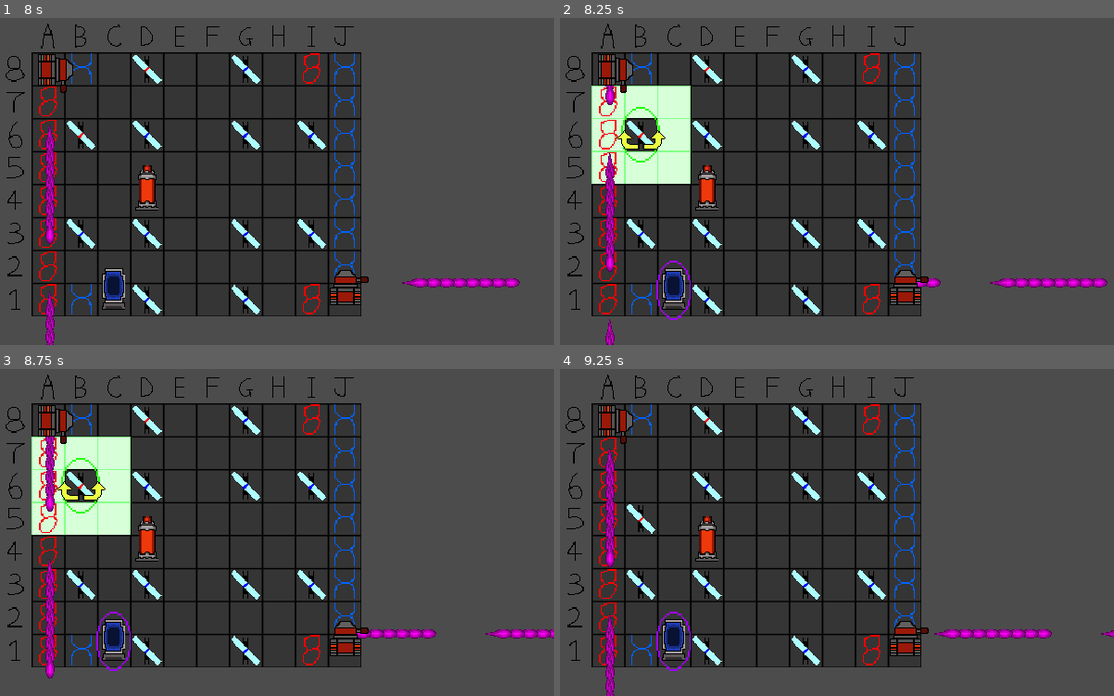
Above: before the commit, frames 1-4 (two rows, left to right).
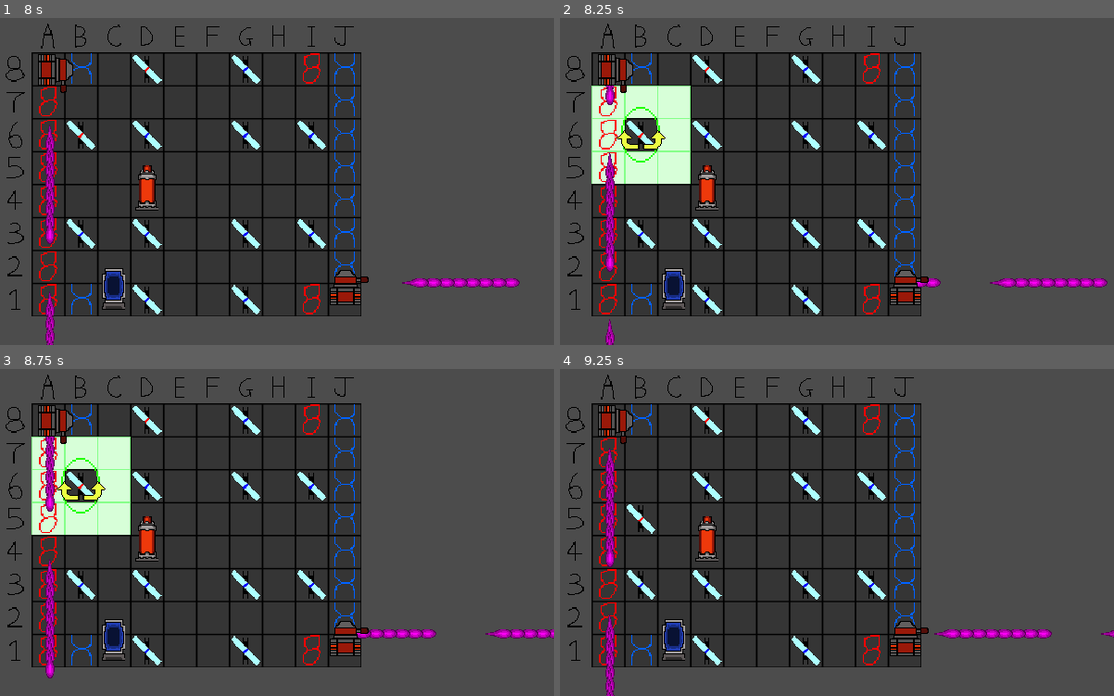
Above: after the commit, the same moments.

Repository: WhatDoor/LaserChess
Game: Godot game, scene res://Game.tscn
The game is run twice, just before and just after one commit, with the same random seed, the same clock (stepped at 60 frames per second) and the same inputs.
Inputs (mouse positions are in pixels of both pictures, inside the frame that each line leads up to):
- Up to frame 1 (8 s): tap Enter at 0.5 s; move the mouse to (49, 70) at 0.52 s; hold Space (End_Turn) 0.53-1.28 s; click (49, 70) at 0.67 s; move the mouse to (49, 103) at 1.27 s; tap Space (End_Turn) every 1.5 s from 1.35 to 7.35 s; click (49, 103) at 1.42 s; move the mouse to (49, 135) at 2.02 s; hold Space (End_Turn) 2.03-2.78 s; click (49, 135) at 2.17 s; move the mouse to (49, 168) at 2.77 s; click (49, 168) at 2.92 s; move the mouse to (49, 201) at 3.52 s; hold Space (End_Turn) 3.53-4.28 s; click (49, 201) at 3.67 s; move the mouse to (49, 233) at 4.27 s; click (49, 233) at 4.42 s; move the mouse to (49, 266) at 5.02 s; hold Space (End_Turn) 5.03-5.78 s; click (49, 266) at 5.17 s; move the mouse to (49, 299) at 5.77 s; click (49, 299) at 5.92 s; move the mouse to (83, 70) at 6.52 s; hold Space (End_Turn) 6.53-7.28 s; click (83, 70) at 6.67 s; move the mouse to (83, 103) at 7.27 s; click (83, 103) at 7.42 s
- Up to frame 2 (8.25 s): move the mouse to (643, 135) at 8.02 s; hold Space (End_Turn) from 8.03 s (still down); click (643, 135) at 8.17 s
- Up to frame 3 (8.75 s): keep holding Space (End_Turn)
- Up to frame 4 (9.25 s): move the mouse to (643, 519) at 8.77 s; release Space (End_Turn) at 8.78 s; tap Space (End_Turn) at 8.85 s; click (643, 519) at 8.92 s

Frame 1 is identical in both runs. In frame 2, 0.1% of the frame differs, in the area x 17-24%, y 74-93%; in frame 3, 0.1%; in frame 4, 0.1%.
Error before the commit: Unable to iterate on object of type 'bool'. (res://Game.gd:73)

Commit message:
refactored game logic

Diff:
--- a/BoardResources/Board.gd
+++ b/BoardResources/Board.gd
@@ -22,6 +22,14 @@
 	var square_indexes = name2dictIndex(square.name)
 	#print(squares_array[square_indexes.row][square_indexes.column].name)
 	emit_signal("board_clicked", square, square_indexes)
+
+#Gets squares from array indexes, but returns null if indexes are invalid
+func get_square_from_array(row, column):
+	#Test whether the array indexes are valid
+	if (row >= 8 || column >= 10 || row < 0 || column < 0):
+		return null
+
+	return squares_array[row][column]
 
 func get_square(square_name):
 	var square_indexes = name2dictIndex(square_name)
--- a/Game.gd
+++ b/Game.gd
@@ -5,7 +5,7 @@
 
 var currently_selected_piece = null
 var currently_selected_squares = null
-var currently_swappable_pieces = []
+var currently_swappable_pieces = null
 
 func _ready():
 	#Connect signal handlers for each piece and place each piece in the correct position on the board
@@ -20,9 +20,19 @@
 
 func _on_swappable_piece_clicked(click_piece):
 	print("Swapping ", currently_selected_piece.name, " with ", click_piece.name)
+	#Save the Switch's position and square
 	var currently_selected_piece_position = currently_selected_piece.position
+	var currently_selected_piece_square = currently_selected_piece.board_coords
+
+	#Swap the Switch and piece's position
 	currently_selected_piece.position = click_piece.position
 	click_piece.position = currently_selected_piece_position
+
+	#Swap the Switch and piece's square
+	currently_selected_piece.board_coords = click_piece.board_coords
+	click_piece.board_coords = currently_selected_piece_square
+
+	#Unselect/Highlight Switch and piece
 	_on_piece_deselected(currently_selected_piece)
 	click_piece.make_swappable(false)
 
@@ -48,116 +58,121 @@
 			p.set_selected(false)
 
 	#Deselect any other squares that are currently selected
-	if (currently_selected_squares != null):
+	if currently_selected_squares != null:
 		for squares in currently_selected_squares:
 			squares.set_selected(false)
+
+	#Make any currently swappable pieces unswappable - only relevant to Switch
+	if currently_swappable_pieces != null:
+		for p in currently_swappable_pieces:
+			p.make_swappable(false)
+
+	#Set the currently selected piece
+	currently_selected_piece = piece
+
+	#Set the currently available squares
+	currently_selected_squares = available_squares(piece.board_coords)
+
+	#Highlight the currently available squares
+	for squares in currently_selected_squares:
+		squares.set_selected(true)
+
+	#Set the currently swappable pieces - only relevant to Switch
+	currently_swappable_pieces = get_swappable_pieces(piece)
+
+	#Make the currently swappable pieces swappable - only relevant to Switch
+	for p in currently_swappable_pieces:
+		p.make_swappable(true)
+
+func get_swappable_pieces(piece):
+	var swappable_pieces = []
+
+	#Check if piece is a switch, skip this function if not
+	if piece.get_type() == "SWITCH":
+
+		#Get surrounding squares of piece
+		var surrounding_squares = get_surrounding_squares(piece.board_coords)
+
+		#Check if any pieces occupy those squares, and whether they are defender or deflector
+		for square in surrounding_squares:
+			for p in pieces:
+				if square != null and p.board_coords == square.name and (p.get_type() == "DEFENDER" or p.get_type() == "DEFLECTOR"):
+					#Check if the piece is standing on their coloured square and that the switch is not that colour, piece should not be swappable if true
+					if p.team_colour == square.colour and piece.team_colour != square.colour:
+						pass
+					else:
+						#Add those pieces to the list
+						swappable_pieces.append(p)
+
+	return swappable_pieces
+
+func _on_piece_deselected(piece):
+	print(piece.name, " deselected")
+
+	#Deselect the piece
+	piece.set_selected(false)
+
+	#Deselect the selected squares
+	for squares in currently_selected_squares:
+		squares.set_selected(false)
 
 	#Make any currently swappable pieces unswappable - only relevant to Switch
 	for p in currently_swappable_pieces:
 		p.make_swappable(false)
 
-	#Set the currently selected piece
-	currently_selected_piece = piece
-
-	#Set the currently available squares
-	currently_selected_squares = available_squares(piece.board_coords)
-
-	#Highlight the currently available squares
-	for squares in currently_selected_squares:
-		squares.set_selected(true)
-
-	#Set the currently swappable pieces - only relevant to Switch
-	currently_swappable_pieces = get_swappable_pieces(piece)
-
-	#Make the currently swappable pieces swappable - only relevant to Switch
-	for p in currently_swappable_pieces:
-		p.make_swappable(true)
-
-func get_swappable_pieces(piece):
-	#While refactoring this, need to refactor the way in which the surrounding square of piece is acquired
-
-	#Check if piece is a switch, skip this function if not
-
-	#Get surrounding squares of piece
-
-	#Check if any pieces occupy those pieces, and whether they are defender or deflector
-	#Add those pieces to the list
-
-	#return list
-
-	for p in pieces:
-		#BUT - if the selected piece is a switch, you should be able to select occupying defenders and deflectors
-		if currently_selected_piece.get_type() == "SWITCH" and (p.get_type() == "DEFENDER" or p.get_type() == "DEFLECTOR"):
-			#Make that piece swappable
-			p.make_swappable(true)
-			currently_swappable_pieces.append(p)
-			return true
-
-func _on_piece_deselected(piece):
-	print(piece.name, " deselected")
-
-	#Deselect the piece
-	piece.set_selected(false)
-
-	#Deselect the selected squares
-	for squares in currently_selected_squares:
-		squares.set_selected(false)
-
-	#Make any currently swappable pieces unswappable - only relevant to Switch
-	for p in currently_swappable_pieces:
-		p.make_swappable(false)
-
 	#Unset the currently selected/highlighted pieces and squares
 	currently_selected_piece = null
 	currently_selected_squares = null
-	currently_swappable_pieces = []
-
-func available_squares(square_name):
-	var available_square_list = []
+	currently_swappable_pieces = null
+
+
+func get_surrounding_squares(square_name):
+	var surrounding_squares = []
 
 	var square_index = board.name2dictIndex(square_name)
 	var row = square_index.row
 	var column = square_index.column
 
 	#Up Left
-	if is_valid_array_square(row-1,column-1):
-		available_square_list.append(board.squares_array[row-1][column-1])
+	surrounding_squares.append(board.get_square_from_array(row-1,column-1))
 
 	#Up
-	if is_valid_array_square(row-1,column):
-		available_square_list.append(board.squares_array[row-1][column])
+	surrounding_squares.append(board.get_square_from_array(row-1,column))
 
 	#Up Right
-	if is_valid_array_square(row-1,column+1):
-		available_square_list.append(board.squares_array[row-1][column+1])
+	surrounding_squares.append(board.get_square_from_array(row-1,column+1))
 
 	#Left
-	if is_valid_array_square(row,column-1):
-		available_square_list.append(board.squares_array[row][column-1])
+	surrounding_squares.append(board.get_square_from_array(row,column-1))
 
 	#Right
-	if is_valid_array_square(row,column+1):
-		available_square_list.append(board.squares_array[row][column+1])
+	surrounding_squares.append(board.get_square_from_array(row,column+1))
 
 	#Down Left
-	if is_valid_array_square(row+1,column-1):
-		available_square_list.append(board.squares_array[row+1][column-1])
+	surrounding_squares.append(board.get_square_from_array(row+1,column-1))
 
 	#Down
-	if is_valid_array_square(row+1,column):
-		available_square_list.append(board.squares_array[row+1][column])
+	surrounding_squares.append(board.get_square_from_array(row+1,column))
 
 	#Down Right
-	if is_valid_array_square(row+1,column+1):
-		available_square_list.append(board.squares_array[row+1][column+1])
+	surrounding_squares.append(board.get_square_from_array(row+1,column+1))
+
+	return surrounding_squares
+
+func available_squares(square_name):
+	var available_square_list = []
+	var surrounding_squares = get_surrounding_squares(square_name)
+
+	for square in surrounding_squares:
+		if (square != null and is_valid_array_square(square.name)):
+			available_square_list.append(square)
 
 	return available_square_list
 
-func is_valid_array_square(row, column):
-
-	#Test whether the array indexes are valid
-	if (row >= 8 || column >= 10 || row < 0 || column < 0):
-		return false
+func is_valid_array_square(square_name):
+	var square_index = board.name2dictIndex(square_name)
+	var row = square_index.row
+	var column = square_index.column
 
 	var square = board.squares_array[row][column]
 	#print("testing ", square_name)
